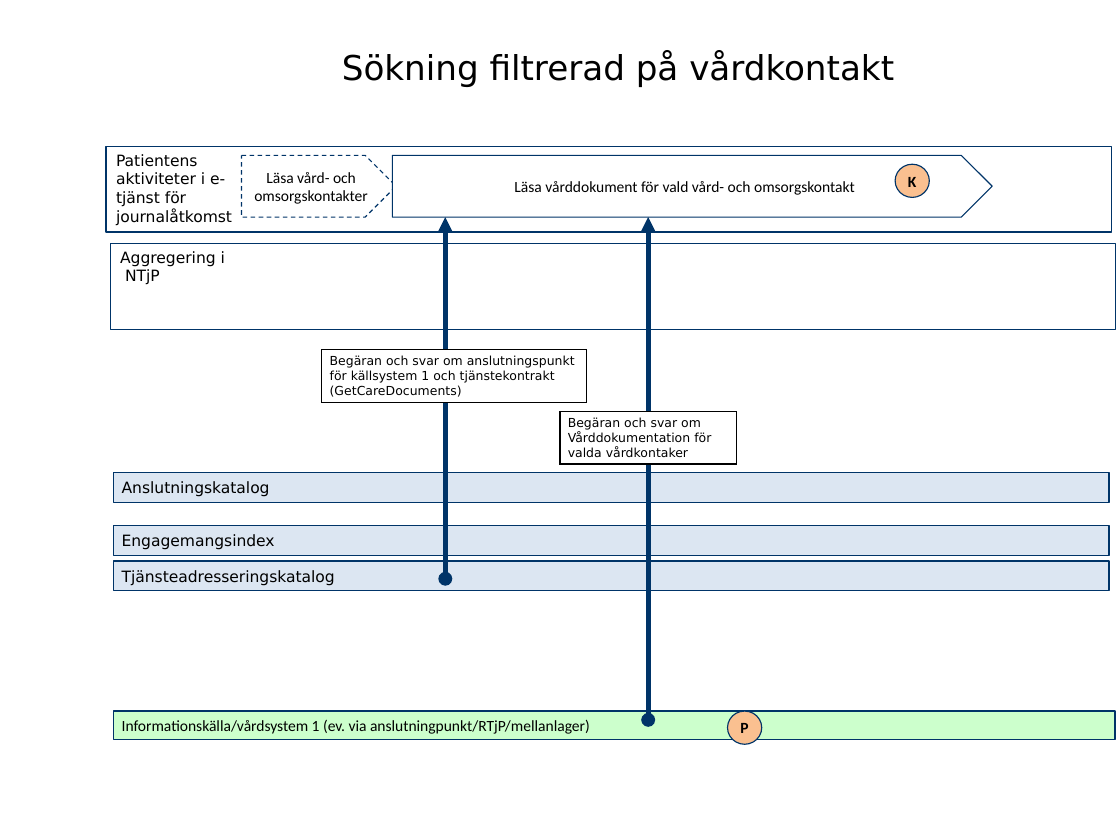
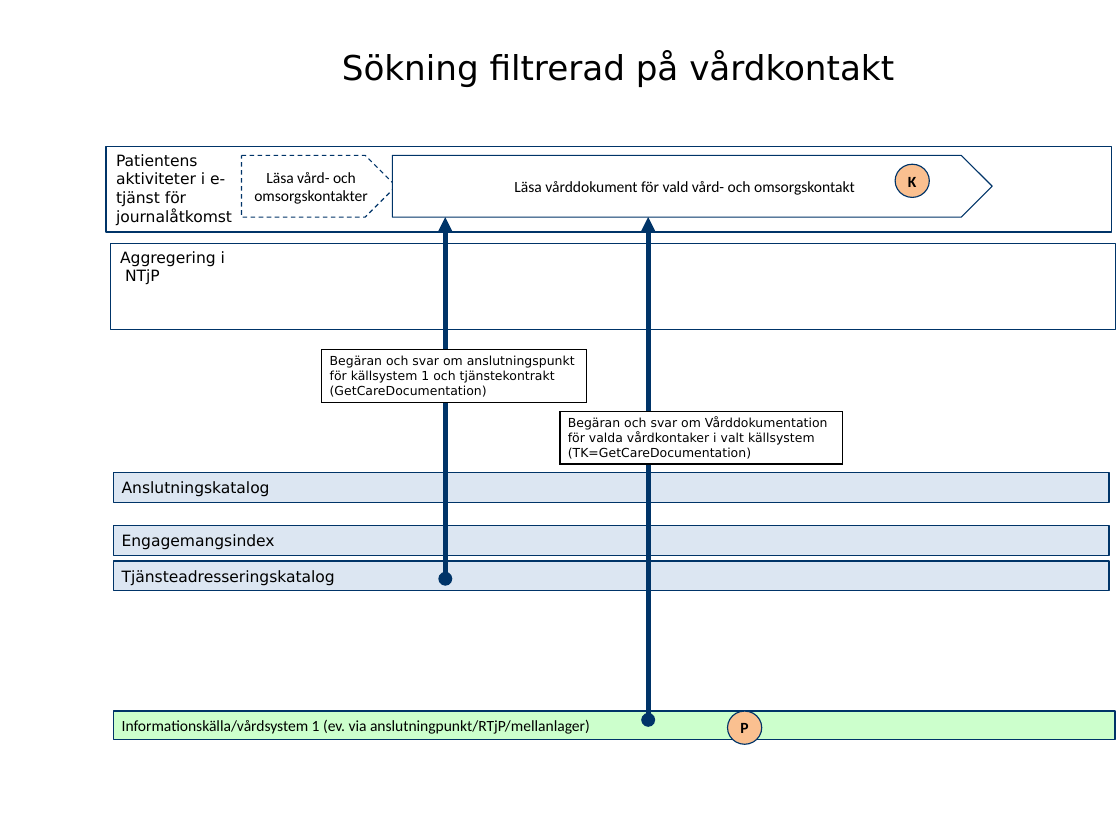
Before and after one commit to admstar/rivta, a slide deck: slide 5 of ServiceInteractions/riv/clinicalprocess/healthcond/description/trunk/docs/TD_clinicalprocess_healthcond_description.pptx. Drawn at 1120x840 pixels with LibreOffice and Linux fonts; fonts in the diff are those of the drawing; background and template pictures are left out. Boxes give left, top, right and bottom in pixels: in the first picture for what was removed or moved away, otherwise in the second. Text is boxed around its words. In the diff, an @@ line names an element or a change of style, - is before the commit and + after.

```diff
--- a/ServiceInteractions/riv/clinicalprocess/healthcond/description/trunk/docs/TD_clinicalprocess_healthcond_description.pptx
+++ b/ServiceInteractions/riv/clinicalprocess/healthcond/description/trunk/docs/TD_clinicalprocess_healthcond_description.pptx
@@ text in rectangle at (330, 355, 575, 397): text changed @@
-Begäran och svar om anslutningspunkt för källsystem 1 och tjänstekontrakt (GetCareDocuments)
+Begäran och svar om anslutningspunkt för källsystem 1 och tjänstekontrakt (GetCareDocumentation)
@@ rectangle "Begäran och svar om Vårddokumentation ...": place and size @@
-rectangle "Begäran och svar om Vårddokumentation ..." at (560, 411, 736, 464)
+rectangle "Begäran och svar om Vårddokumentation ..." at (560, 411, 842, 464)
@@ text in rectangle at (568, 417, 828, 459): text changed @@
-Begäran och svar om Vårddokumentation för valda vårdkontaker
+Begäran och svar om Vårddokumentation för valda vårdkontaker i valt källsystem (TK=GetCareDocumentation)
```
Also in this commit, not shown: 1 slide added, 6 other files.
